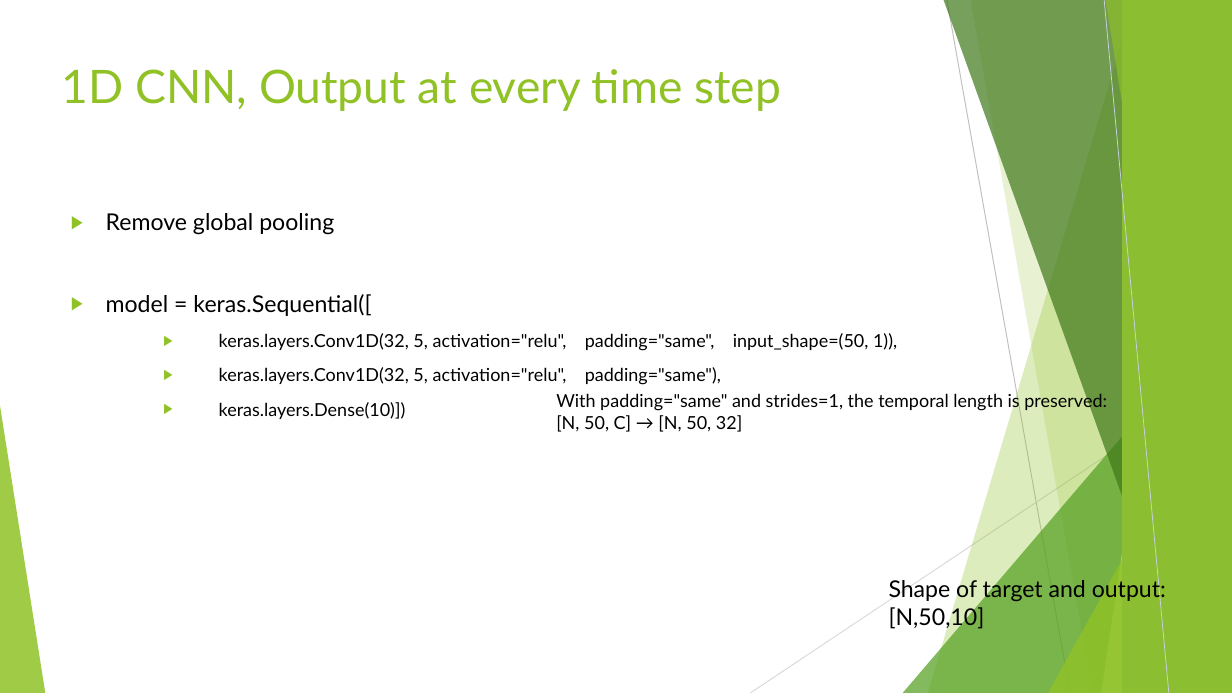
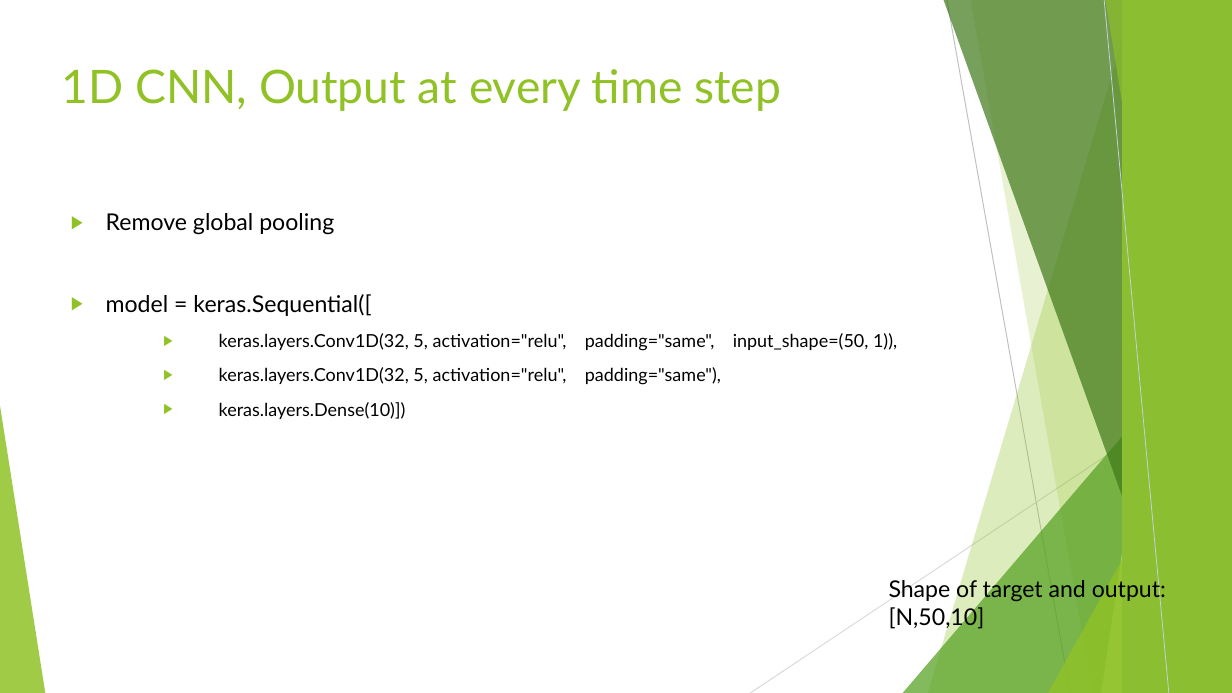
Before and after one commit to FranzGH/timeseries, a slide deck: slide 249 of Slides/05 CNNs.pptx. Drawn at 1232x693 pixels with LibreOffice and Linux fonts; fonts in the diff are those of the drawing. Boxes give left, top, right and bottom in pixels: in the first picture for what was removed or moved away, otherwise in the second. Text is boxed around its words. In the diff, an @@ line names an element or a change of style, - is before the commit and + after.

```diff
--- a/Slides/05 CNNs.pptx
+++ b/Slides/05 CNNs.pptx
@@ text removed at [556,392,1107,432] @@
-With padding="same" and strides=1, the temporal length is preserved:
-[N, 50, C] → [N, 50, 32]
```
Also in this commit, not shown: 32 other slides changed, 1 slide added, 5 other files.
